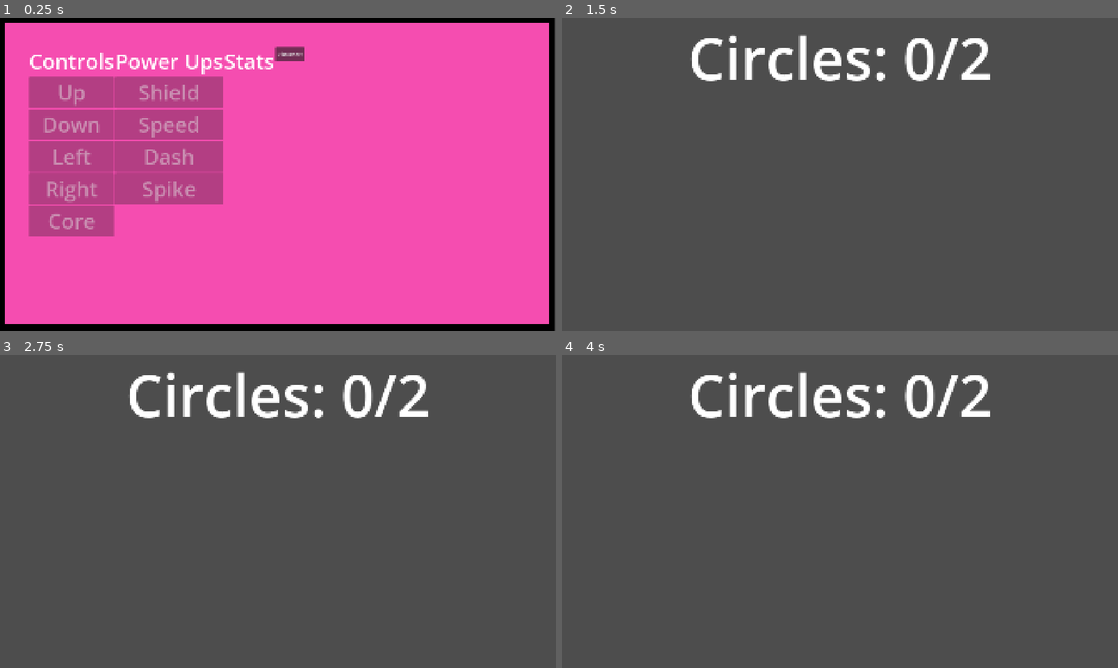
Above: before the commit, frames 1-4 (two rows, left to right).
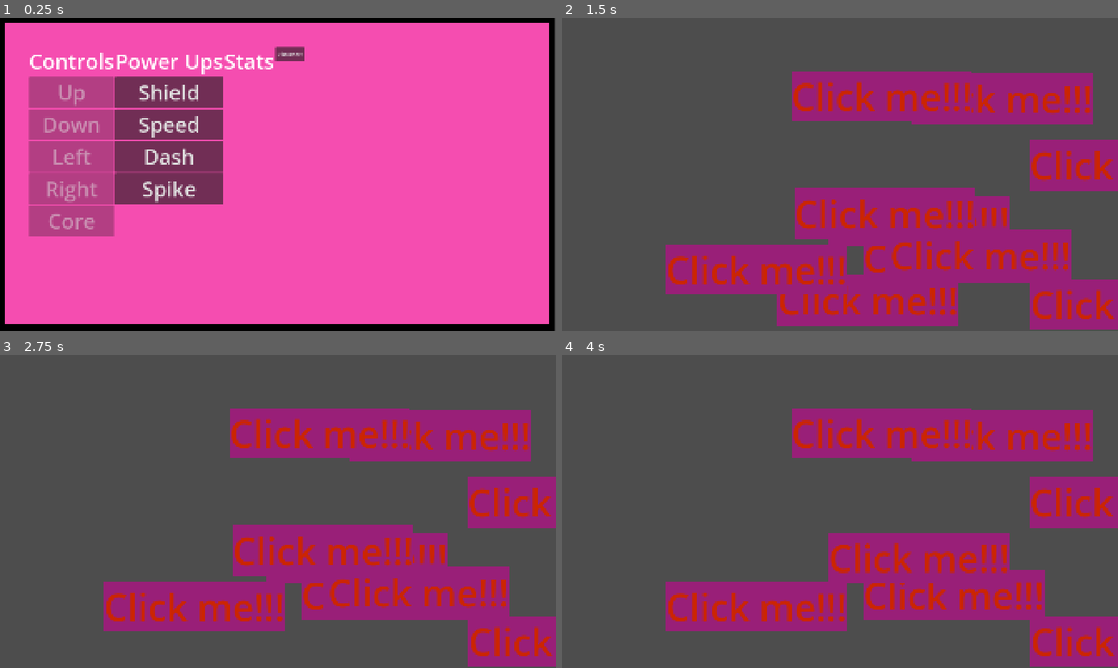
Above: after the commit, the same moments.

Repository: StoriTella/drunkenflyersclient
Game: Godot game, scene res://scenes/game.tscn
Same seed, same stepped clock (60 frames per second), same inputs: the game is played once before the commit and once after it. This scene is started directly instead of the project's main scene. Sound files missing from this copy of the repository are replaced by a short silence.
Inputs (mouse positions are in pixels of both pictures, inside the frame that each line leads up to):
- Up to frame 1 (0.25 s): no input
- Up to frame 2 (1.5 s): click (728, 93) at 0.5 s, where only the run after the commit has a clickable "Shield"; click (728, 190) at 1.25 s, where only the run before the commit has a clickable "Spike"
- Up to frame 3 (2.75 s): click (305, 636) at 2 s, where only the run after the commit has a clickable "Click me!!!"
- Up to frame 4 (4 s): click (951, 596) at 2.75 s, where only the run after the commit has a clickable "Click me!!!"; click (917, 558) at 3.5 s, where only the run after the commit has a clickable "Click me!!!"

The runs differ from the first frame. In frame 1, 7.8% of the frame differs, in the area x 20-41%, y 18-60%; in frame 2, 37%, in the area x 18-100%, y 5-100%; in frame 3, 33%; in frame 4, 31%.

Commit message:
fix timers on powerups

Diff:
--- a/project.godot
+++ b/project.godot
@@ -21,6 +21,7 @@
 SoundEffects="*uid://csaynxqli7b5c"
 Minigames="*uid://c4136b4ylhgl2"
 Configs="*uid://ciyw5ffucvpdq"
+PowerupTimers="*uid://mpxuas0iplfj"
 
 [display]
 
--- a/scenes/game.tscn
+++ b/scenes/game.tscn
@@ -90,41 +90,22 @@
 [node name="ShieldButton" type="Button" parent="PanelContainer/HBoxContainer/VBoxContainerPowerUps" unique_id=371042611]
 layout_mode = 2
 theme = ExtResource("2_yqjtg")
-disabled = true
 text = "Shield"
-
-[node name="ShieldTimer" type="Timer" parent="PanelContainer/HBoxContainer/VBoxContainerPowerUps/ShieldButton" unique_id=1052311304]
-wait_time = 5.0
-autostart = true
 
 [node name="SpeedButton" type="Button" parent="PanelContainer/HBoxContainer/VBoxContainerPowerUps" unique_id=756137009]
 layout_mode = 2
 theme = ExtResource("2_yqjtg")
-disabled = true
 text = "Speed"
-
-[node name="SpeedTimer" type="Timer" parent="PanelContainer/HBoxContainer/VBoxContainerPowerUps/SpeedButton" unique_id=2042941132]
-wait_time = 5.0
-autostart = true
 
 [node name="DashButton" type="Button" parent="PanelContainer/HBoxContainer/VBoxContainerPowerUps" unique_id=1001308087]
 layout_mode = 2
 theme = ExtResource("2_yqjtg")
-disabled = true
 text = "Dash"
-
-[node name="DashTimer" type="Timer" parent="PanelContainer/HBoxContainer/VBoxContainerPowerUps/DashButton" unique_id=1710225754]
-wait_time = 2.0
-autostart = true
 
 [node name="SpikeButton" type="Button" parent="PanelContainer/HBoxContainer/VBoxContainerPowerUps" unique_id=82594297]
 layout_mode = 2
 theme = ExtResource("2_yqjtg")
-disabled = true
 text = "Spike"
-
-[node name="SpikeTimer" type="Timer" parent="PanelContainer/HBoxContainer/VBoxContainerPowerUps/SpikeButton" unique_id=915678862]
-autostart = true
 
 [node name="VBoxContainer" type="VBoxContainer" parent="PanelContainer/HBoxContainer" unique_id=1163923241]
 layout_mode = 2
@@ -147,11 +128,7 @@
 [connection signal="pressed" from="PanelContainer/HBoxContainer/VBoxContainerControls/RightButton" to="." method="_on_right_button_pressed"]
 [connection signal="pressed" from="PanelContainer/HBoxContainer/VBoxContainerControls/CoreButton" to="." method="_on_core_button_pressed"]
 [connection signal="pressed" from="PanelContainer/HBoxContainer/VBoxContainerPowerUps/ShieldButton" to="." method="_on_shield_button_pressed"]
-[connection signal="timeout" from="PanelContainer/HBoxContainer/VBoxContainerPowerUps/ShieldButton/ShieldTimer" to="." method="_on_shield_timer_timeout"]
 [connection signal="pressed" from="PanelContainer/HBoxContainer/VBoxContainerPowerUps/SpeedButton" to="." method="_on_speed_button_pressed"]
-[connection signal="timeout" from="PanelContainer/HBoxContainer/VBoxContainerPowerUps/SpeedButton/SpeedTimer" to="." method="_on_speed_timer_timeout"]
 [connection signal="pressed" from="PanelContainer/HBoxContainer/VBoxContainerPowerUps/DashButton" to="." method="_on_dash_button_pressed"]
-[connection signal="timeout" from="PanelContainer/HBoxContainer/VBoxContainerPowerUps/DashButton/DashTimer" to="." method="_on_dash_timer_timeout"]
 [connection signal="pressed" from="PanelContainer/HBoxContainer/VBoxContainerPowerUps/SpikeButton" to="." method="_on_spike_button_pressed"]
-[connection signal="timeout" from="PanelContainer/HBoxContainer/VBoxContainerPowerUps/SpikeButton/SpikeTimer" to="." method="_on_spike_timer_timeout"]
 [connection signal="pressed" from="PanelContainer/HBoxContainer/Disconnect" to="." method="_on_disconnect_pressed"]
--- a/scenes/minigames/ButtonSmash.tscn
+++ b/scenes/minigames/ButtonSmash.tscn
@@ -14,6 +14,6 @@
 script = ExtResource("1_y6uun")
 
 [node name="Timer" type="Timer" parent="." unique_id=711869509]
-wait_time = 5.0
+wait_time = 10.0
 
 [connection signal="timeout" from="Timer" to="." method="_on_timer_timeout"]
--- a/scripts/client/game.gd
+++ b/scripts/client/game.gd
@@ -15,40 +15,47 @@
 
 func _ready():
 	Global.apply_stored_state()
+	PowerupTimers.apply_stored_state()
 
 func _on_disconnect_pressed() -> void:
 	Global.disconnect_from_server()
 	get_tree().change_scene_to_file("res://scenes/client.tscn")
 
+#PowerUps
+
 func _on_shield_button_pressed() -> void:
 	shield_button.disabled = true
+	PowerupTimers.start_shield()
 	get_tree().change_scene_to_file("res://scenes/minigames/ButtonSmash.tscn")
-
 
 func _on_speed_button_pressed() -> void:
 	speed_button.disabled = true
+	PowerupTimers.start_speed()
 	get_tree().change_scene_to_file("res://scenes/minigames/Agitate.tscn")
 
 func _on_dash_button_pressed() -> void:
 	speed_button.disabled = true
+	PowerupTimers.start_dash()
 	get_tree().change_scene_to_file("res://scenes/minigames/Slide.tscn")
 
 func _on_spike_button_pressed() -> void:
 	spike_button.disabled = true
+	PowerupTimers.start_spike()
 	get_tree().change_scene_to_file("res://scenes/minigames/Spike.tscn")
 
-func _on_speed_timer_timeout() -> void:
-	speed_button.disabled = false
+func set_shield_button_enabled(enabled: bool):
+	shield_button.disabled = not enabled
 
-func _on_shield_timer_timeout() -> void:
-	shield_button.disabled = false
+func set_speed_button_enabled(enabled: bool):
+	speed_button.disabled = not enabled
 
-func _on_dash_timer_timeout() -> void:
-	dash_button.disabled = false
+func set_dash_button_enabled(enabled: bool):
+	dash_button.disabled = not enabled
 
-func _on_spike_timer_timeout() -> void:
-	spike_button.disabled = false
+func set_spike_button_enabled(enabled: bool):
+	spike_button.disabled = not enabled
 
+#Controls:
 func set_left_enabled_button(enabled: bool):
 	left_button.disabled = enabled
 
--- /dev/null
+++ b/scripts/client/game_status_timers.gd
@@ -0,0 +1,97 @@
+extends Node
+
+var shield_timer: Timer
+var speed_timer: Timer
+var dash_timer: Timer
+var spike_timer: Timer
+
+var shield_enabled: bool = false
+var speed_enabled: bool = false
+var dash_enabled: bool = false
+var spike_enabled: bool = false
+
+@export var shield_duration: float = 60.0
+@export var speed_duration: float = 30.0
+@export var dash_duration: float = 5.0
+@export var spike_duration: float = 3.0
+
+func _ready():
+	setup_timers()
+
+func setup_timers():
+	shield_timer = Timer.new()
+	shield_timer.one_shot = true
+	shield_timer.timeout.connect(_on_shield_timeout)
+	add_child(shield_timer)
+
+	speed_timer = Timer.new()
+	speed_timer.one_shot = true
+	speed_timer.timeout.connect(_on_speed_timeout)
+	add_child(speed_timer)
+
+	dash_timer = Timer.new()
+	dash_timer.one_shot = true
+	dash_timer.timeout.connect(_on_dash_timeout)
+	add_child(dash_timer)
+
+	spike_timer = Timer.new()
+	spike_timer.one_shot = true
+	spike_timer.timeout.connect(_on_spike_timeout)
+	add_child(spike_timer)
+
+func start_shield():
+	shield_enabled = true
+	shield_timer.start(shield_duration)
+	update_button_state("shield", false)
+
+func start_speed():
+	speed_enabled = true
+	speed_timer.start(speed_duration)
+	update_button_state("speed", false)
+
+func start_dash():
+	dash_enabled = true
+	dash_timer.start(dash_duration)
+	update_button_state("dash", false)
+
+func start_spike():
+	spike_enabled = true
+	spike_timer.start(spike_duration)
+	update_button_state("spike", false)
+
+func update_button_state(powerup: String, enabled: bool):
+	if has_node("/root/Game"):
+		var game = get_node("/root/Game")
+		match powerup:
+			"shield":
+				game.set_shield_button_enabled(enabled)
+			"speed":
+				game.set_speed_button_enabled(enabled)
+			"dash":
+				game.set_dash_button_enabled(enabled)
+			"spike":
+				game.set_spike_button_enabled(enabled)
+
+func _on_shield_timeout():
+	shield_enabled = false
+	update_button_state("shield", true)
+
+func _on_speed_timeout():
+	speed_enabled = false
+	update_button_state("speed", true)
+
+func _on_dash_timeout():
+	dash_enabled = false
+	update_button_state("dash", true)
+
+func _on_spike_timeout():
+	spike_enabled = false
+	update_button_state("spike", true)
+
+func apply_stored_state():
+	if has_node("/root/Game"):
+		var game = get_node("/root/Game")
+		game.set_shield_button_enabled(not shield_enabled)
+		game.set_speed_button_enabled(not speed_enabled)
+		game.set_dash_button_enabled(not dash_enabled)
+		game.set_spike_button_enabled(not spike_enabled)
--- a/scripts/minigames/buttonsmash.gd
+++ b/scripts/minigames/buttonsmash.gd
@@ -1,7 +1,7 @@
 extends Control
 
-@export var min_buttons: int = 5
-@export var max_buttons: int = 7
+@export var min_buttons: int = 10
+@export var max_buttons: int = 15
 @export var button_text: String = "Click me!!!"
 @export var button_width: int = 100
 @export var button_height: int = 60
Not shown, added: assets/tourada.mp3.import
Not shown, added: scripts/client/game_status_timers.gd.uid
Not shown, added: assets/tourada.mp3
